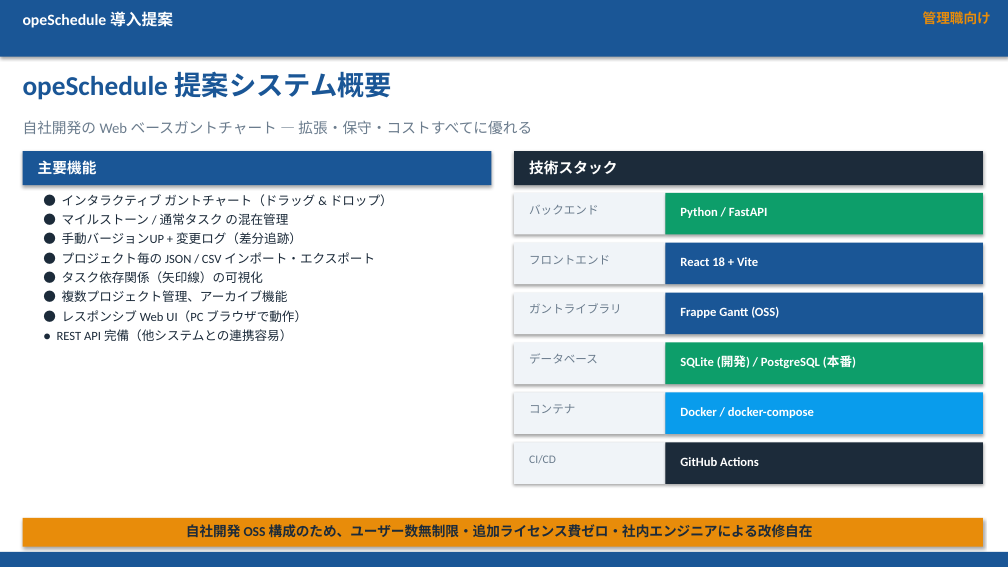
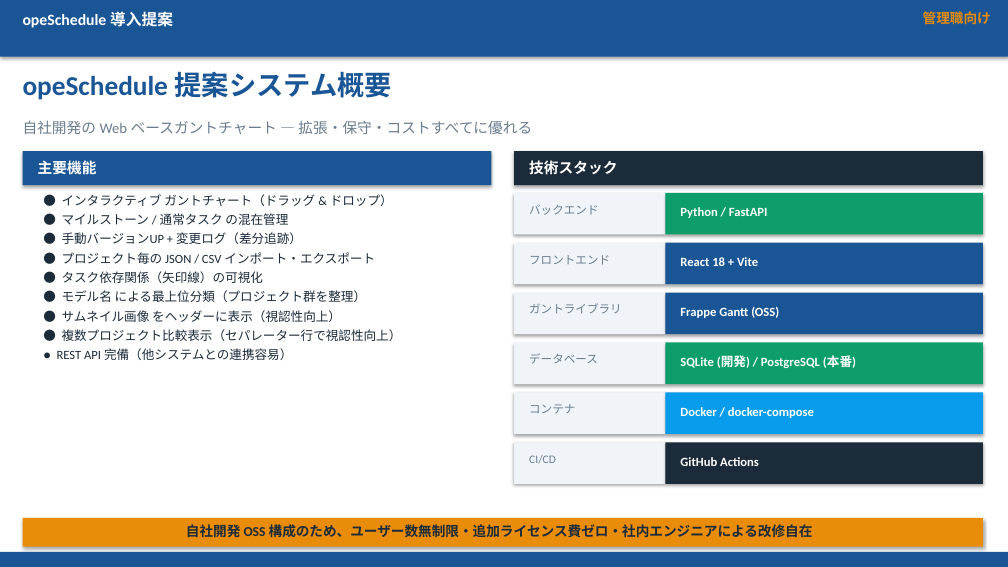
Before and after one commit to hide2064/opeSchedule, a slide deck: slide 4 of docs/opeSchedule_proposal.pptx. Drawn at 1008x567 pixels with LibreOffice and Linux fonts; fonts in the diff are those of the drawing. Boxes give left, top, right and bottom in pixels: in the first picture for what was removed or moved away, otherwise in the second. Text is boxed around its words. In the diff, an @@ line names an element or a change of style, - is before the commit and + after.

```diff
--- a/docs/opeSchedule_proposal.pptx
+++ b/docs/opeSchedule_proposal.pptx
@@ text at (62,290,402,341): text changed @@
-● 複数プロジェクト管理、アーカイブ機能
-● レスポンシブ Web UI（PC ブラウザで動作）
+● モデル名 による最上位分類（プロジェクト群を整理）
+● サムネイル画像 をヘッダーに表示（視認性向上）
+● 複数プロジェクト比較表示（セパレーター行で視認性向上）
```
Also in this commit, not shown: 3 other files.
